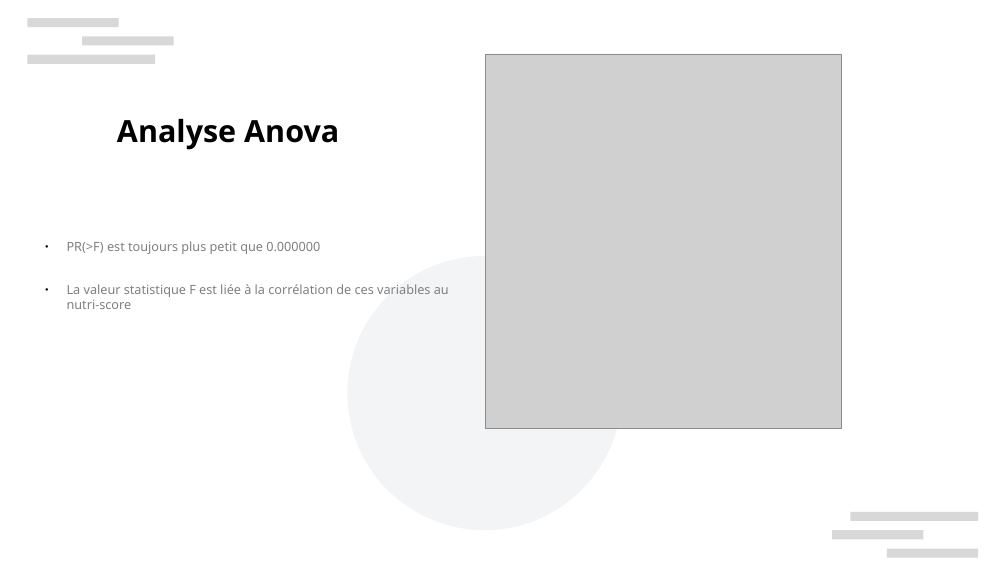
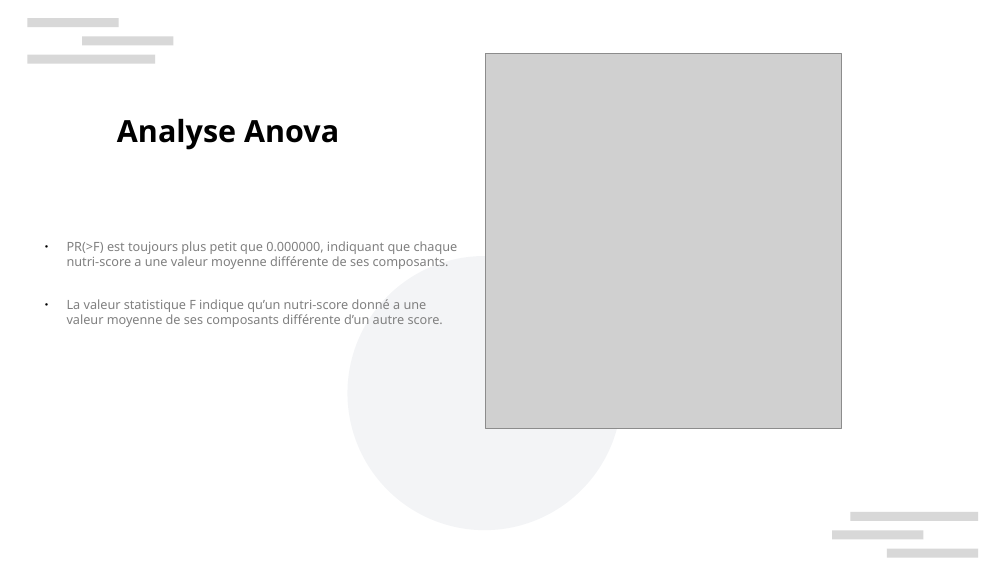
Before and after one commit to xbarrelet/formation, a slide deck: slide 35 of project_2/Barrelet_Xavier_2_presentation_180424.pptx (slide 39 before the commit). Drawn at 1008x567 pixels with LibreOffice and Linux fonts; fonts in the diff are those of the drawing; grey boxes stand for pictures; background and template pictures are left out. Boxes give left, top, right and bottom in pixels: in the first picture for what was removed or moved away, otherwise in the second. Text is boxed around its words. In the diff, an @@ line names an element or a change of style, - is before the commit and + after.

```diff
--- a/project_2/Barrelet_Xavier_2_presentation_180424.pptx
+++ b/project_2/Barrelet_Xavier_2_presentation_180424.pptx
@@ text at <box>67,241,458,327</box>: text changed @@
-● PR(>F) est toujours plus petit que 0.000000
-● La valeur statistique F est liée à la corrélation de ces variables au nutri-score
+● PR(>F) est toujours plus petit que 0.000000, indiquant que chaque nutri-score a une valeur moyenne différente de ses composants.
+● La valeur statistique F indique qu’un nutri-score donné a une valeur moyenne de ses composants différente d’un autre score.
```
Also in this commit, not shown: 15 other slides changed, 4 slides removed, 3 other files.
